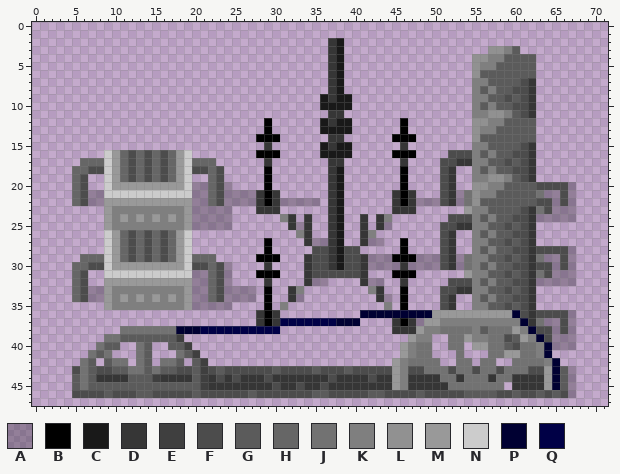
A sprite sheet gets an edit: misc/objects/machines/machineTech.png. Above is the file before it was changed.
The file is 72x48 pixels. Colours within 5 levels of each other are drawn and written as one.
Palette (. is transparent): A #00000040  B #000000  C #191919  D #363636  E #3f3f3f  F #4c4c4c  G #5b5b5b  H #666666  J #727272  K #7f7f7f  L #919191  M #999999  N #cccccc  P #000032  Q #000046
Pixels before (only the part around the change), first column x 0:
23 .........MKKKKKKKKKMAAAAA...DDD......DC......DDD......MKKGGGGFDJFAAA....
24 .........MKMKMKMKMKMAAAAA......KD.D..DC..D.DK.......FFFKGKGGFFDAAAAA....
25 .........MKKKKKKKKKMAAAAA.......DAD..DC..D.DA......FFDDKKGGFGFD.........
26 .........NMHFHFHFHMN.............KD..DC..DK........FD..KGKGGFFD.........
27 .........NMHFHFHFHMN.........B....DAADC..DAA..B....FD..KKGGFGFD.........
28 .........NMHFHFHFHMN.........B.....FFDCFF.....B....FD..KGKGGFFDFFFFA....
29 ......HHHNMHFHFHFHMNHHH.....BBB...DFFDCFFDAAABBBAAAFDAJKKGGFGFDJAAFA....
30 .....HHFFNMMMMMMMMMNFFHFA....D....DFFDCFFDAAAADAAAAFDAJKGKGGFFDFFAFA....
31 .....HF..NNNNNNNNNNNAAHFA...BBB...DFFFFFFD...BBB......MKKGGFGFDJFAAA....
32 .....HF..MMMMMMMMMMMAAHFA....D....DAA....DAA..D.....FFFKGKGGFFDAAAAA....
33 .....HFAAMKKKKKKKKKMAAHFAAAA.B..DK........KD..B....FFDDKKGGFGFD.........
34 .....HFAAMKMKMKMKMKMAAHFAAAA.B..DA.........DA.B....FD..KGKGGFFD.........
35 .........MKKKKKKKKKMAAAAA....B.K............K.B....FD..KKGGFGFD.........
36 ............................DBD..........PPPPPPPPPMMMMMMMMMMPFDFFFFA....
37 ............................DBDQQQQQQQPPP....DBDAMMKKKKKKKKKKPDJAAFA....
38 ...........JJJJJJJPPPQQQQQQQQQQ..............DDDMKKJJJJKGJJJMKPFFAFA....
39 .........JJGGGGGGGE............................MKK..JJMKKJJFGMKPFAAA....
40 ........JGG..JG..GGE..........................MKJJ..JJ.MMJJGFJJKPAAA....
41 .......JGJ...JG...JGE.........................MKJJ...J...JJMMJJKP.......
42 ......JG.GJJ.JG.JJG.GE.......................MKJJJJ..JJ.JJ..JJJJKP......
43 .....FJGFFGGJJGJGGFFGEFGFFFFFFGFFFFGFFFGFFFFFMKFFJJJFJJFJJFJJJFFMPGA....
44 .....GJGDDDDGGGEDDDDGEDFDFDDDFDDDDDDDFDDDDFDDMKDDDDJJDJJJDJJDDDDMPGA....
45 .....GJGGGGGGGGGGGGGGEDDDDDDDDFDDFDDFDDDDDDDDMKDDDDDJJJJJJJ.DDDDMPGA....
46 .....FFFFGFFFGGFFFFFGFFFFFFGFFFFFFFGGFFFFFGGFFFFGFFFFFGGGGFFGFFGFGFA....
47 ........................................................................
The result:
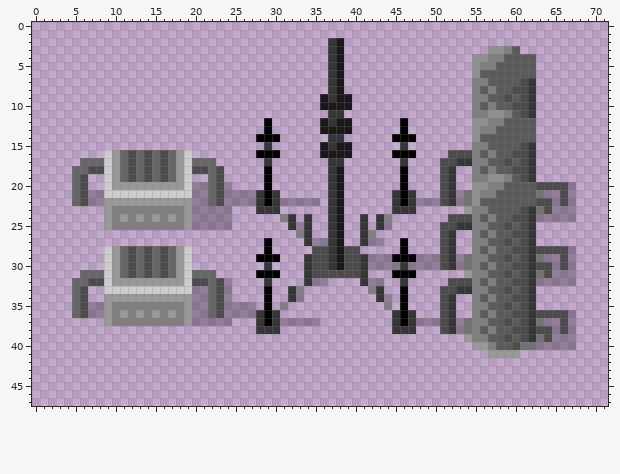
What changed:
Changed rows in their new state; - is an unchanged pixel.
first column x 5:
26 ----...........------------------------------------------------
27 ----...........------------------------------------------------
29 -...-----------...---------------------------------------------
30 ....--HFHFHFH--.....-------------------------------------------
31 .HHH-MHFHFHFHM-HH-..-------------------------------------------
32 -HFFN---------NFF----------------------------------------------
33 --..NNNNNNNNNNN-----...----------------------------------------
34 --..-M-M-M-M-M------...----------------------------------------
35 HFAA-------------HF-AAA----------------------------------------
36 HFAAMKMKMKMKMKMAAHFAAAA-------------....DBD...FD..KGKGGF-------
37 ----MKKKKKKKKKMAAAAA------AAAAA.....--------AAFDAJ--GGFGF------
38 ------.................DDD-----------------...FDA---KGGFFD-----
39 ----..........----------------------------...--..---GG--FDJ----
40 ---...--..--...--------------------------....--..---KG----AA---
41 --...---..---...-------------------------....---.---MM--....---
42 -..-...-..-...-..-----------------------......--..-..--......--
43 ...............................................................
44 ...............................................................
45 ......................................................-........
46 ...............................................................
Changed places in both pictures, as pixel boxes (x1, y1, x2, y2):
changed: (72, 230, 576, 398)
